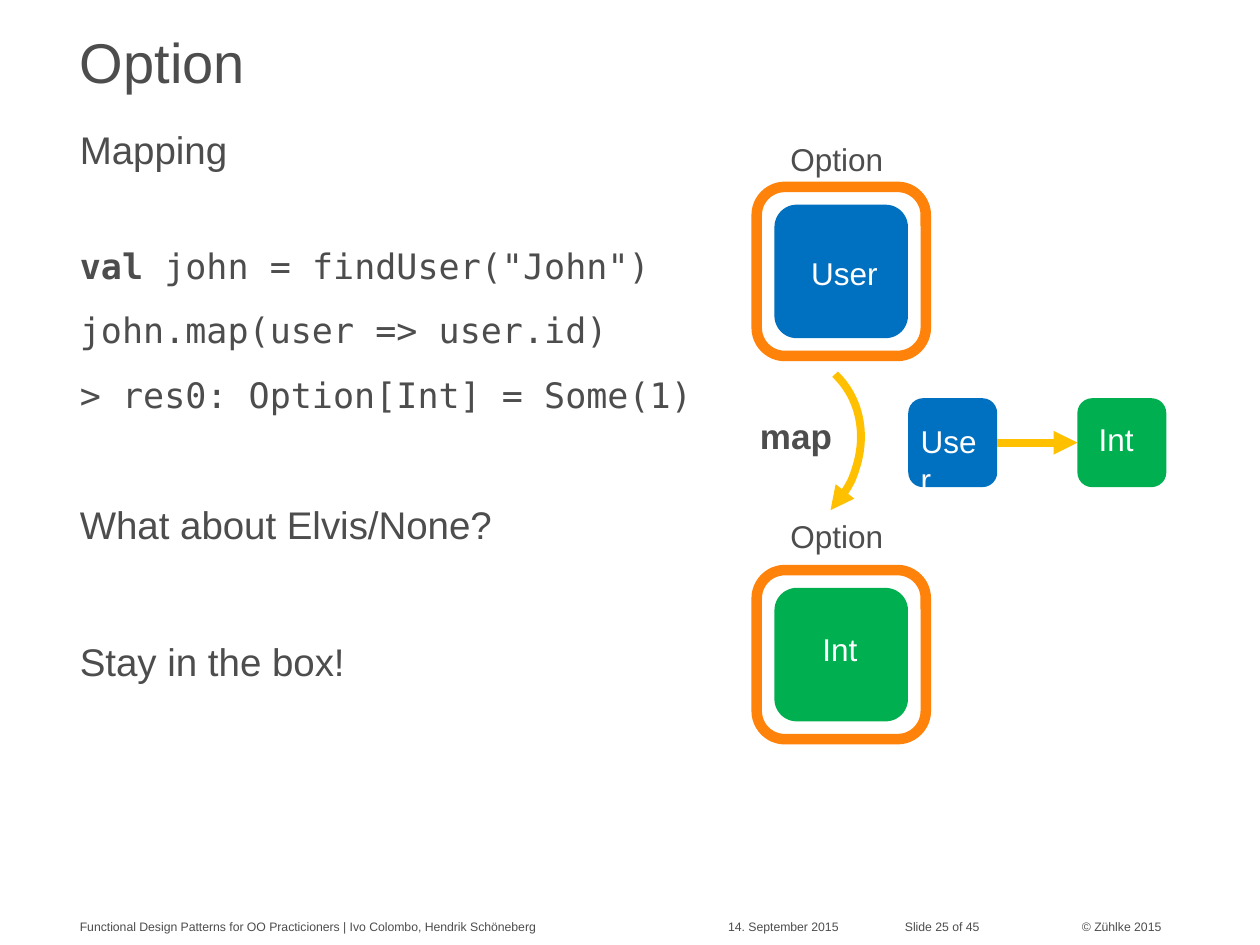
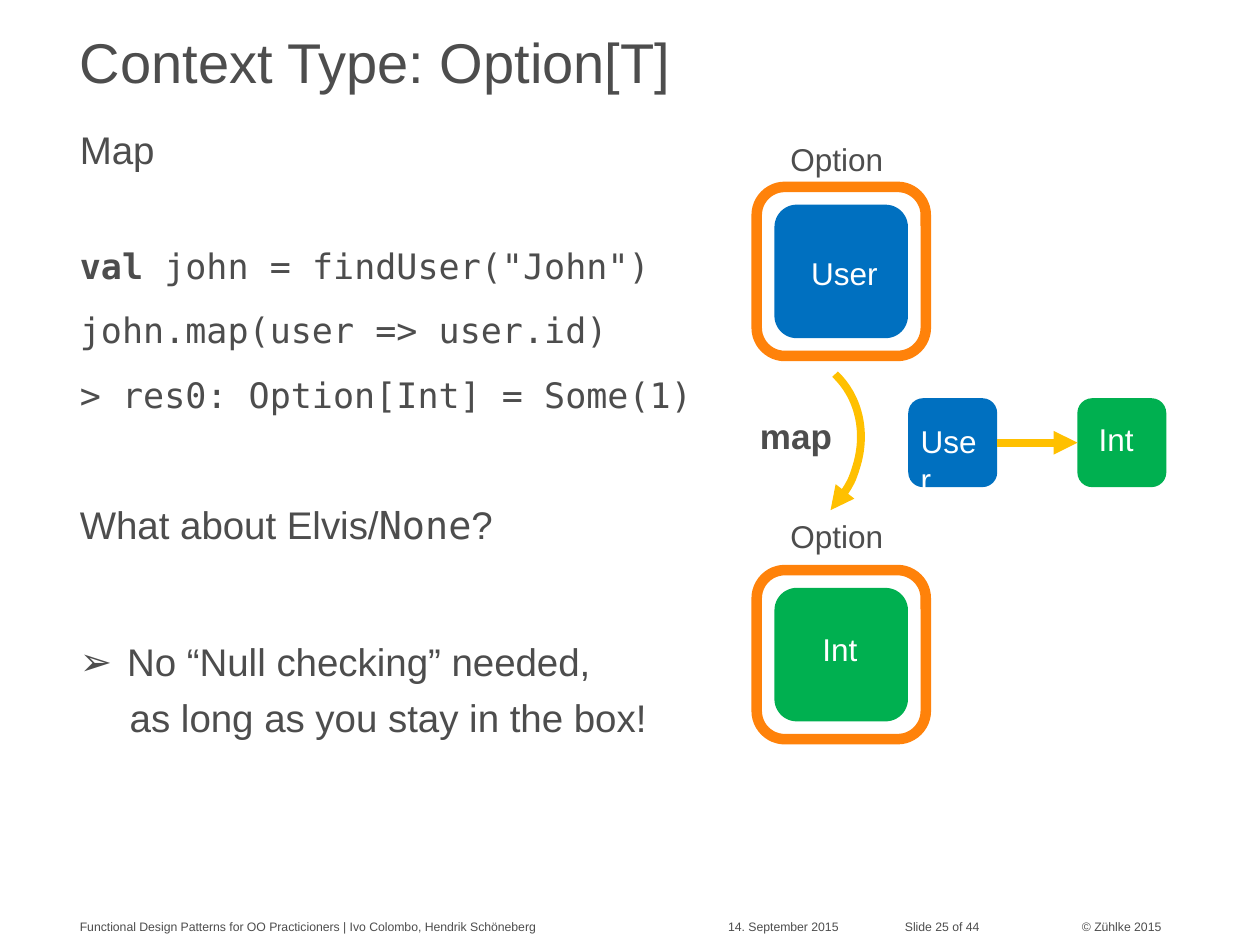
Before and after one commit to aax/zdays-fp-patterns, a slide deck: slide 25 of Functional Design Patterns for OO Practitioners.pptx. Drawn at 1260x945 pixels with LibreOffice and Linux fonts; fonts in the diff are those of the drawing. Boxes give left, top, right and bottom in pixels: in the first picture for what was removed or moved away, otherwise in the second. Text is boxed around its words. In the diff, an @@ line names an element or a change of style, - is before the commit and + after.

```diff
--- a/Functional Design Patterns for OO Practitioners.pptx
+++ b/Functional Design Patterns for OO Practitioners.pptx
@@ title at (80, 42, 670, 93): text changed @@
-Option
+Context Type: Option[T]
@@ text at (80, 137, 155, 172): text changed @@
-Mapping
+Map
@@ text at (80, 511, 493, 540): font Arial to DejaVu Sans Mono in "Elvis/None?" @@
@@ text at (127, 648, 647, 740): text changed @@
-Stay in the box!
+➢ No “Null checking” needed,
+as long as you stay in the box!
@@ text at (905, 922, 980, 931): text changed @@
-Slide 25 of 45
+Slide 25 of 44
```
Also in this commit, not shown: 15 other slides changed, 1 slide removed, 2 other files.
